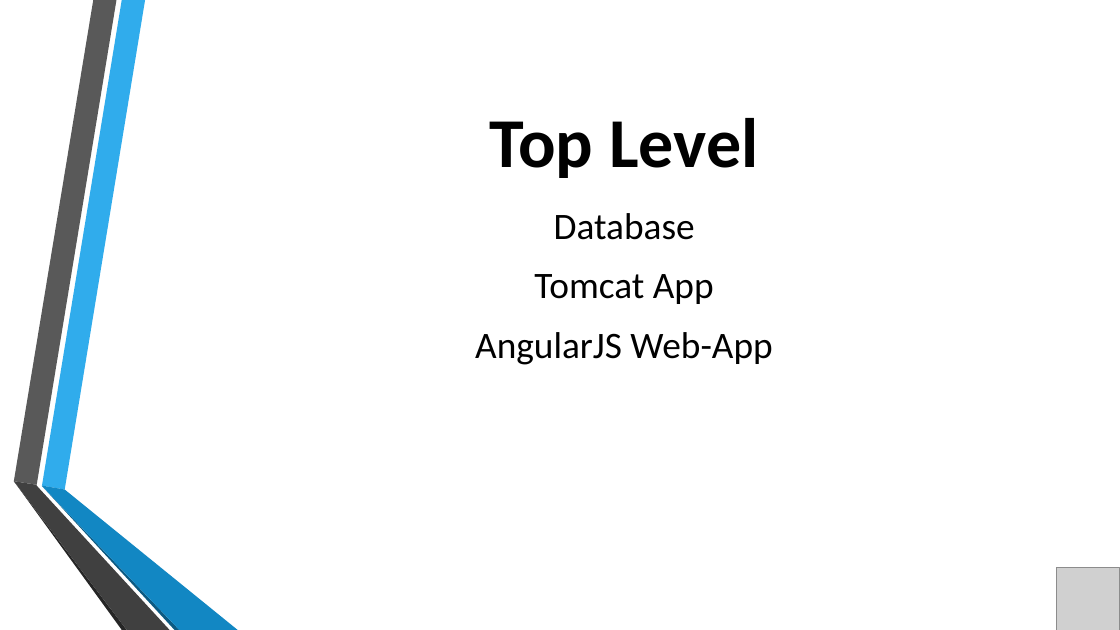
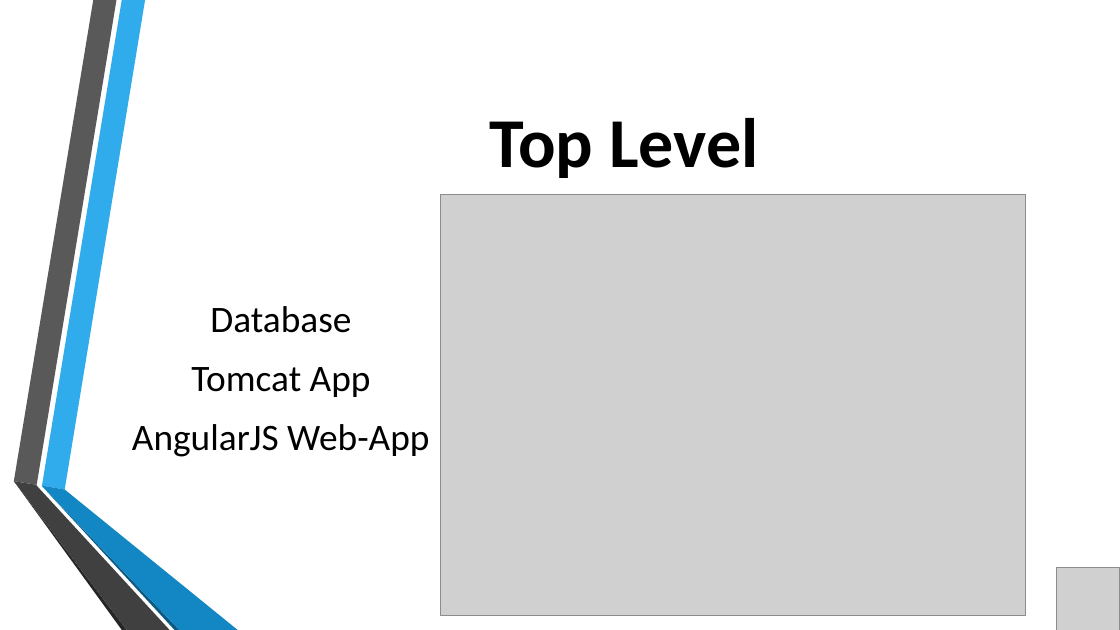
Before and after one commit to fisherevans/SmartShift, a slide deck: slide 20 of smarts/trunk/media/presentations/progress_report/progress_report.pptx (slide 19 before the commit). Drawn at 1120x630 pixels with LibreOffice and Linux fonts; fonts in the diff are those of the drawing; grey boxes stand for pictures; background and template pictures are left out. Boxes give left, top, right and bottom in pixels: in the first picture for what was removed or moved away, otherwise in the second. Text is boxed around its words. In the diff, an @@ line names an element or a change of style, - is before the commit and + after.

```diff
--- a/smarts/trunk/media/presentations/progress_report/progress_report.pptx
+++ b/smarts/trunk/media/presentations/progress_report/progress_report.pptx
@@ picture added at [440,195,1026,616] @@
@@ text "Database": place and size @@
-text "Database" at [475,213,772,365]
+text "Database" at [132,306,429,457]
```
Also in this commit, not shown: 2 other slides changed, 8 slides added, 5 other files.
